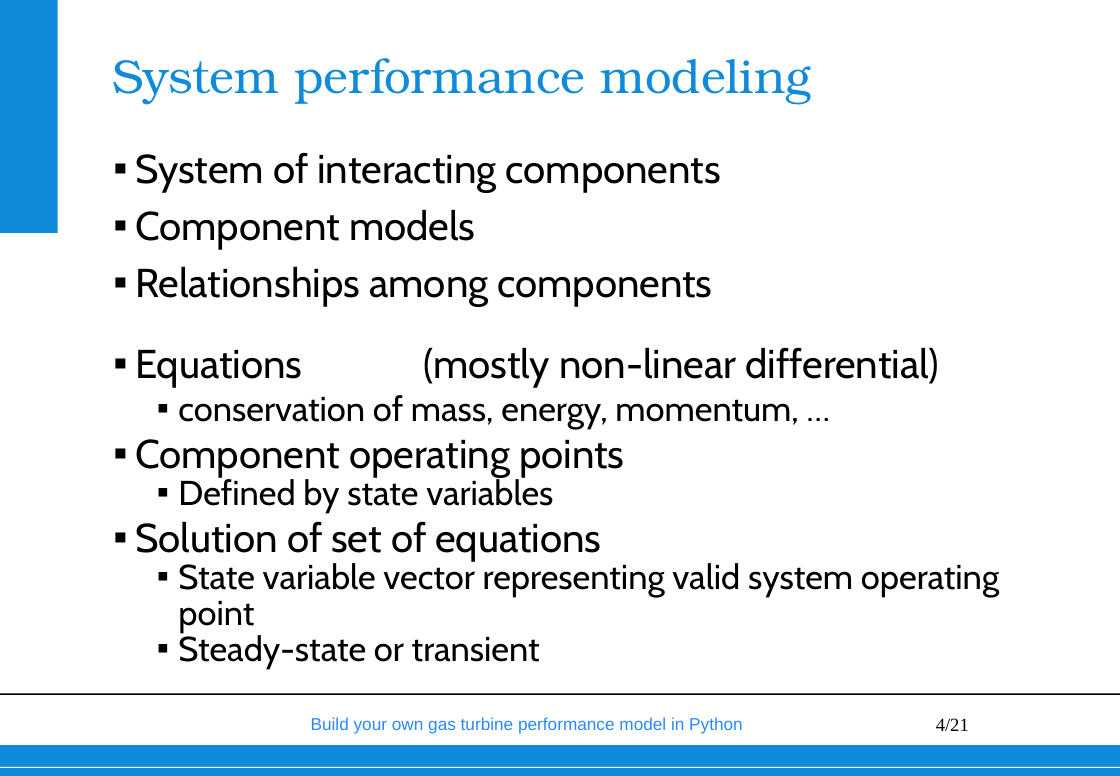
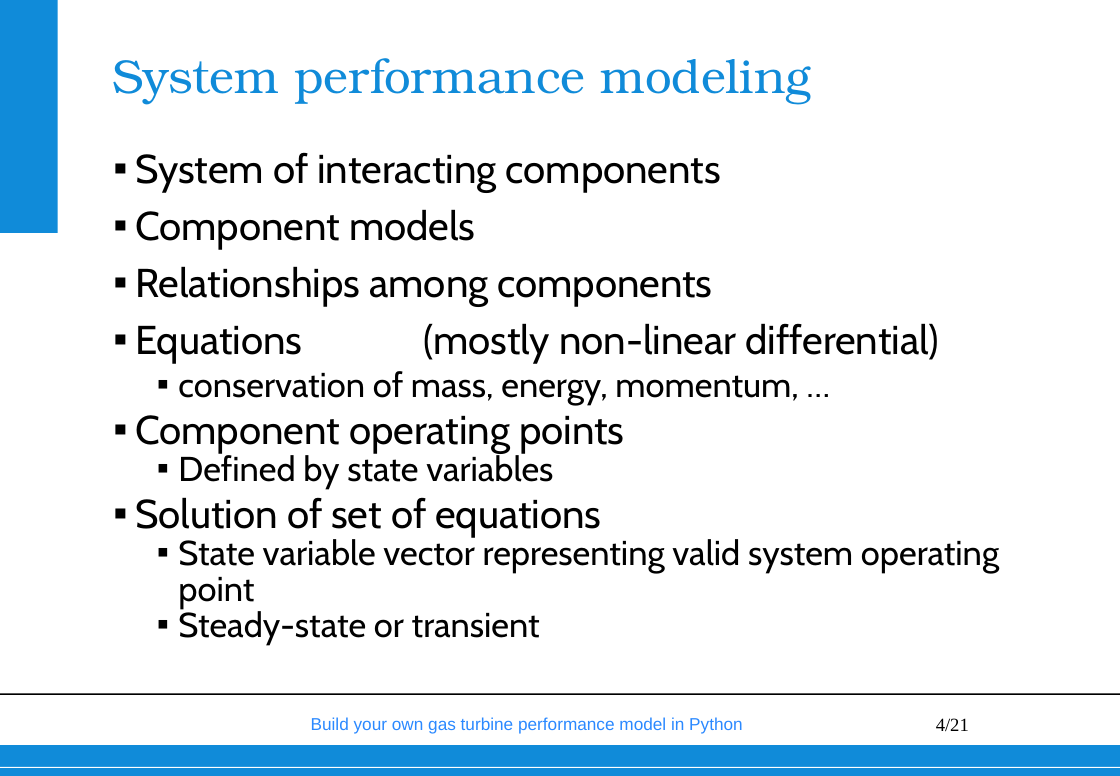
Before and after one commit to wvisser1958/GSPy, a slide deck: slide 4 of doc/Build your own gas turbine performance model from scratch.pptx. Drawn at 1120x776 pixels with LibreOffice and Linux fonts; fonts in the diff are those of the drawing; background and template pictures are left out. Boxes give left, top, right and bottom in pixels: in the first picture for what was removed or moved away, otherwise in the second. Text is boxed around its words. In the diff, an @@ line names an element or a change of style, - is before the commit and + after.

```diff
--- a/doc/Build your own gas turbine performance model from scratch.pptx
+++ b/doc/Build your own gas turbine performance model from scratch.pptx
@@ text at bbox=[135, 323, 939, 364]: line spacing 1.5 to 1 @@
```
Also in this commit, not shown: 7 other slides changed.
